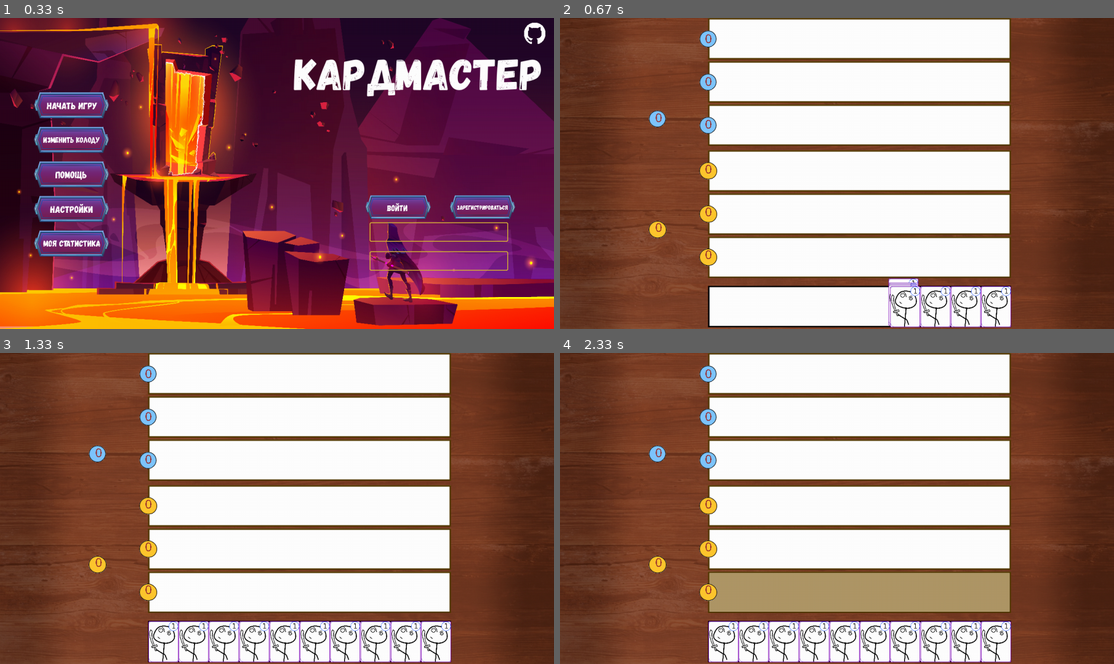
Above: before the commit, frames 1-4 (two rows, left to right).
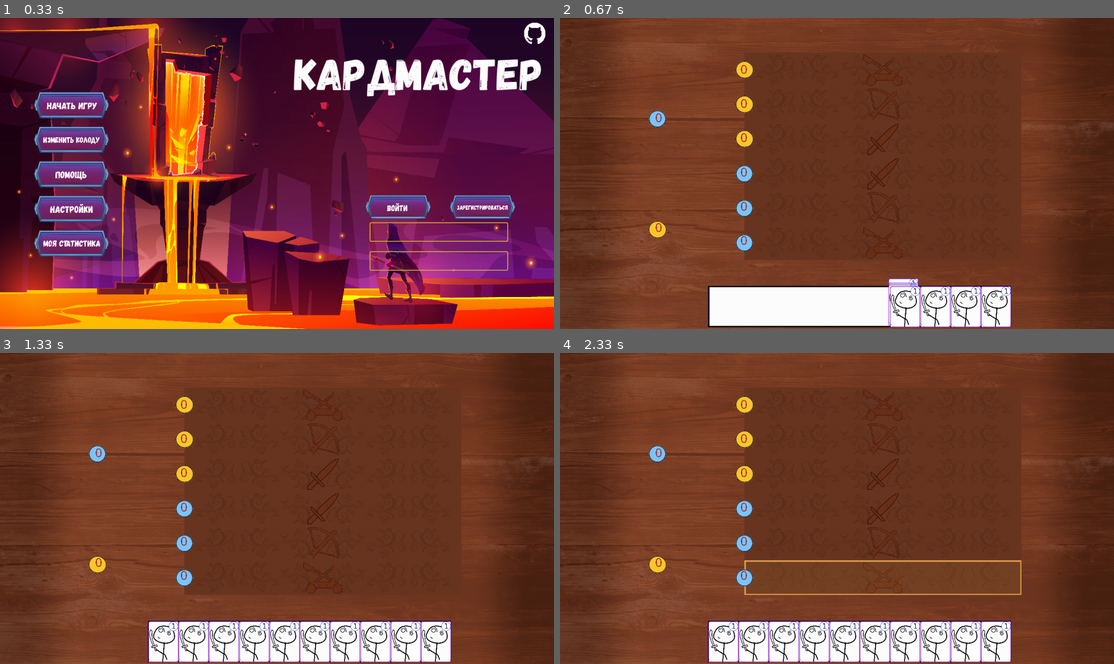
Above: after the commit, the same moments.

Repository: Sla1mer/PyGameProjectYandex
Game: pygame game, started from test_menu.py
The game is run twice, just before and just after one commit, with the same random seed, the same clock (stepped at 60 frames per second) and the same inputs.
Inputs (mouse positions are in pixels of both pictures, inside the frame that each line leads up to):
- Up to frame 1 (0.33 s): no input
- Up to frame 2 (0.67 s): click (632, 105) at 0.38 s
- Up to frame 3 (1.33 s): click (277, 530) at 0.72 s; click (105, 461) at 1.05 s
- Up to frame 4 (2.33 s): click (903, 536) at 1.38 s; click (848, 402) at 1.72 s; click (809, 589) at 2.05 s

Frame 1 is identical in both runs. In frame 2, 44% of the frame differs, in the area x 25-84%, y 0-84%; in frame 3, 44%; in frame 4, 44%.

Commit message:
Новые текстуры линий доски

Diff:
--- a/test_gameplay.py
+++ b/test_gameplay.py
@@ -1,5 +1,4 @@
 import math
-from win32api import GetMonitorInfo, MonitorFromPoint
 
 import os, platform
 import random
@@ -20,6 +19,7 @@
 pygame.display.set_caption('Крутая карточная игра')
 
 if platform.system() == 'Windows':  # Windows
+    from win32api import GetMonitorInfo, MonitorFromPoint
     monitor_info = GetMonitorInfo(MonitorFromPoint((0, 0)))
     monitor_area = monitor_info.get("Monitor")
     work_area = monitor_info.get("Work")
@@ -36,10 +36,18 @@
 
 parts_dict = {0: 'Твоя линия осадных карт', 1: 'Твоя линия дальников', 2: 'Твоя линия ближников',
               3: 'Линия противника ближников', 4: 'Линия противника дальников', 5: 'Линия противника осадных карт'}
-card_line_pos = {0: (665, 506), 1: (665, 406), 2: (665, 306), 3: (665, 200), 4: (665, 100), 5: (665, 0)}
 cards_ids = {1000: ('mechnik.png', 1)}
 
-parts_coord = {0: (342, 506), 1: (342, 406), 2: (342, 306), 3: (342, 200), 4: (342, 100), 5: (342, 0)}
+x_for_parts_coords, y_for_parts_coords = int(screen_size[0] / 3), screen_size[1] // 9
+parts_coord = {0: (x_for_parts_coords, y_for_parts_coords), 1: (x_for_parts_coords, y_for_parts_coords * 2),
+               2: (x_for_parts_coords, y_for_parts_coords * 3), 3: (x_for_parts_coords, y_for_parts_coords * 4),
+               4: (x_for_parts_coords, y_for_parts_coords * 5), 5: (x_for_parts_coords, y_for_parts_coords * 6)}
+board_lines_path_data = {0: ("board\\line_siege.png", "board\\line_siege_selected.png"),
+                         1: ("board\\line_distant.png", "board\\line_distant_selected.png"),
+                         2: ("board\\line_swords.png", "board\\line_swords_selected.png"),
+                         5: ("board\\line_siege.png", "board\\line_siege_selected.png"),
+                         4: ("board\\line_distant.png", "board\\line_distant_selected.png"),
+                         3: ("board\\line_swords.png", "board\\line_swords_selected.png")}
 
 
 def load_image(name, colorkey=None):
@@ -258,14 +266,14 @@
 
 
 class Parts(pygame.sprite.Sprite):
-    image_default = load_image("part.png")
-    image_selected = load_image("part_choosen.png")
-
     def __init__(self, group, part_type):
         # НЕОБХОДИМО вызвать конструктор родительского класса Sprite.
         # Это очень важно !!!
         super().__init__(group)
-        self.image = Parts.image_default
+        self.image_default = load_image(board_lines_path_data[part_type][0])
+        self.image_selected = load_image(board_lines_path_data[part_type][1])
+        self.image = self.image_default
+        self.image = pygame.transform.scale(self.image, (screen_size[0] // 2, screen_size[1] // 9))
         self.rect = self.image.get_rect()
         self.rect.x, self.rect.y = parts_coord[part_type]
         self.part_type = part_type
@@ -285,9 +293,11 @@
             if self.rect.collidepoint(args[0]):
                 if self.image != self.image_selected:
                     self.image = self.image_selected
+                    self.image = pygame.transform.scale(self.image, (screen_size[0] // 2, screen_size[1] // 9))
             else:
                 if self.image != self.image_default:
                     self.image = self.image_default
+                    self.image = pygame.transform.scale(self.image, (screen_size[0] // 2, screen_size[1] // 9))
 
 
 class BallsCounters(pygame.sprite.Sprite):
--- a/test_menu.py
+++ b/test_menu.py
@@ -1,5 +1,3 @@
-from win32api import GetMonitorInfo, MonitorFromPoint
-
 from animation_test import open_chest
 from load_img import load_image
 from test_gameplay import play
@@ -29,6 +27,7 @@
 pygame.init()
 pygame.display.set_caption('Крутая карточная игра')
 if platform.system() == 'Windows':  # Windows
+    from win32api import GetMonitorInfo, MonitorFromPoint
     monitor_info = GetMonitorInfo(MonitorFromPoint((0, 0)))
     monitor_area = monitor_info.get("Monitor")
     work_area = monitor_info.get("Work")
Binary file added: data/board/line_distant.png
Binary file added: data/board/line_distant_selected.png
Binary file added: data/board/line_siege.png
Binary file added: data/board/line_siege_selected.png
Binary file added: data/board/line_swords.png
Binary file added: data/board/line_swords_selected.png
